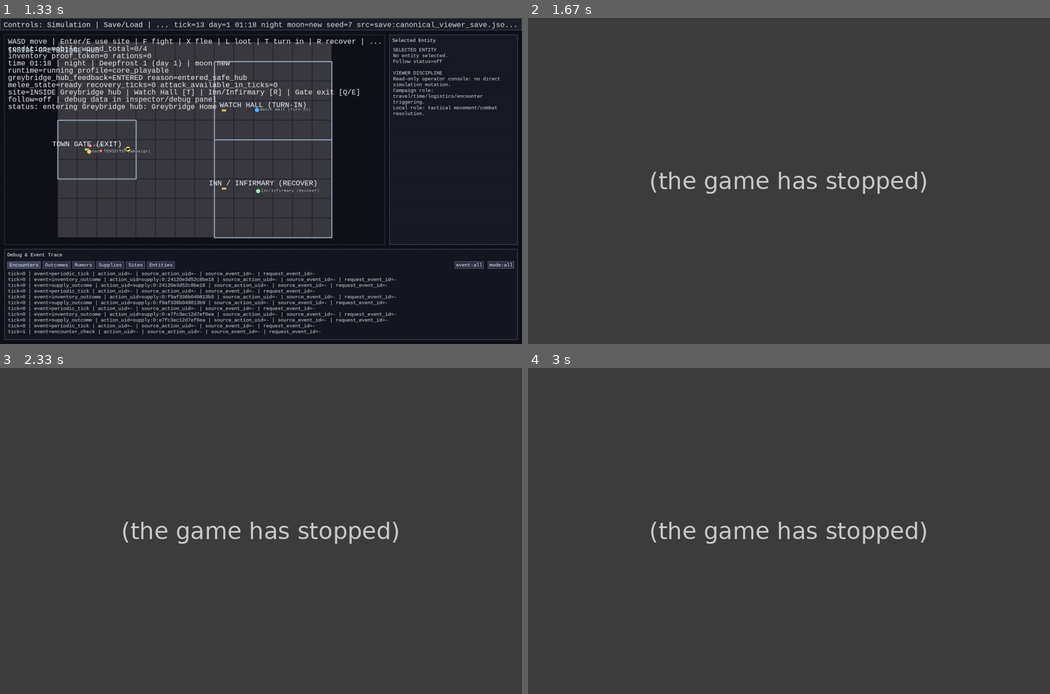
Above: before the commit, frames 1-4 (two rows, left to right).
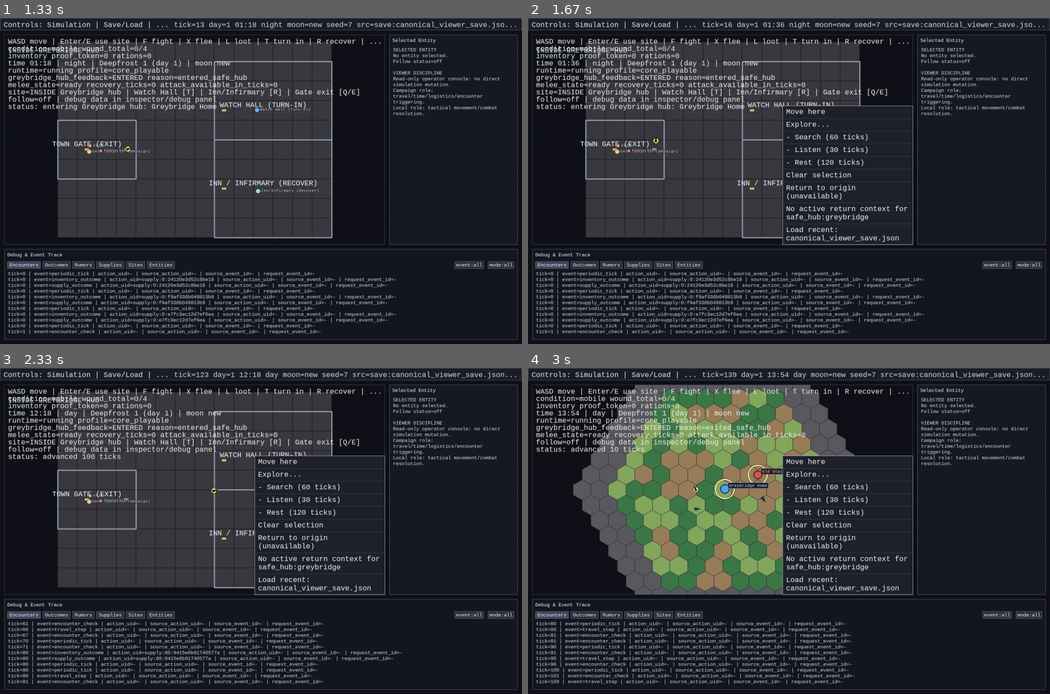
Above: after the commit, the same moments.

Repository: 7seasdotnet/Hexcrawler2
Game: pygame game, started from src/hexcrawler/__main__.py
The game is run twice, just before and just after one commit, with the same random seed, the same clock (stepped at 60 frames per second) and the same inputs.
Inputs (mouse positions are in pixels of both pictures, inside the frame that each line leads up to):
- Up to frame 1 (1.33 s): tap Enter at 0.33 s; hold D 0.67-1.13 s; hold W from 1.22 s (still down)
- Up to frame 2 (1.67 s): release W at 1.52 s; right-click (794, 203) at 1.6 s
- Up to frame 3 (2.33 s): hold D from 1.88 s (still down); tap 2 at 2.03 s
- Up to frame 4 (3 s): release D at 2.35 s; tap Enter at 2.38 s; hold A from 2.72 s (still down); tap 1 at 2.87 s

Frame 1 is identical in both runs. In frame 2, 73% of the frame differs, in the area x 0-100%, y 0-100%; in frame 3, 73%; in frame 4, 94%.
Error before the commit: NameError: name 'CAMPAIGN_SPACE_ROLE' is not defined (pygame_viewer.py line 4770); the game stopped at 1.6 s (later frames are placeholders)

Commit message:
Fix campaign right-click context menu NameError regression

Diff:
--- a/src/hexcrawler/cli/pygame_viewer.py
+++ b/src/hexcrawler/cli/pygame_viewer.py
@@ -68,7 +68,7 @@
     world_xy_to_axial,
     world_xy_to_square_grid_cell,
 )
-from hexcrawler.sim.world import CampaignPatrolRecord, LOCAL_SPACE_ROLE, HexCoord, SiteRecord
+from hexcrawler.sim.world import CAMPAIGN_SPACE_ROLE, CampaignPatrolRecord, LOCAL_SPACE_ROLE, HexCoord, SiteRecord
 from hexcrawler.sim.wounds import (
     WOUND_INCAPACITATE_SEVERITY,
     is_incapacitated_from_wounds,
--- a/tests/test_pygame_viewer_cli.py
+++ b/tests/test_pygame_viewer_cli.py
@@ -267,6 +267,34 @@
     assert nothing is None
 
 
+def test_run_pygame_viewer_right_click_campaign_map_does_not_raise_name_error(monkeypatch: pytest.MonkeyPatch) -> None:
+    import pygame
+
+    events = [
+        pygame.event.Event(pygame.MOUSEBUTTONDOWN, {"button": 3, "pos": (100, 100)}),
+        pygame.event.Event(pygame.QUIT, {}),
+    ]
+
+    def _event_get() -> list[pygame.event.Event]:
+        nonlocal events
+        if events:
+            queued = events
+            events = []
+            return queued
+        return []
+
+    monkeypatch.setenv("SDL_VIDEODRIVER", "dummy")
+    monkeypatch.setattr(pygame.event, "get", _event_get)
+
+    exit_code = viewer_module.run_pygame_viewer(
+        map_path="content/examples/viewer_map.json",
+        runtime_profile=CORE_PLAYABLE,
+        headless=False,
+    )
+
+    assert exit_code == 0
+
+
 def test_campaign_right_click_patrol_placement_creates_authored_patrol_and_runtime_entity() -> None:
     sim = _build_viewer_simulation("content/examples/viewer_map.json", runtime_profile=CORE_PLAYABLE, seed=13)
     controller = SimulationController(sim=sim, entity_id=PLAYER_ID)
Not shown, changed: docs/STATUS.md
